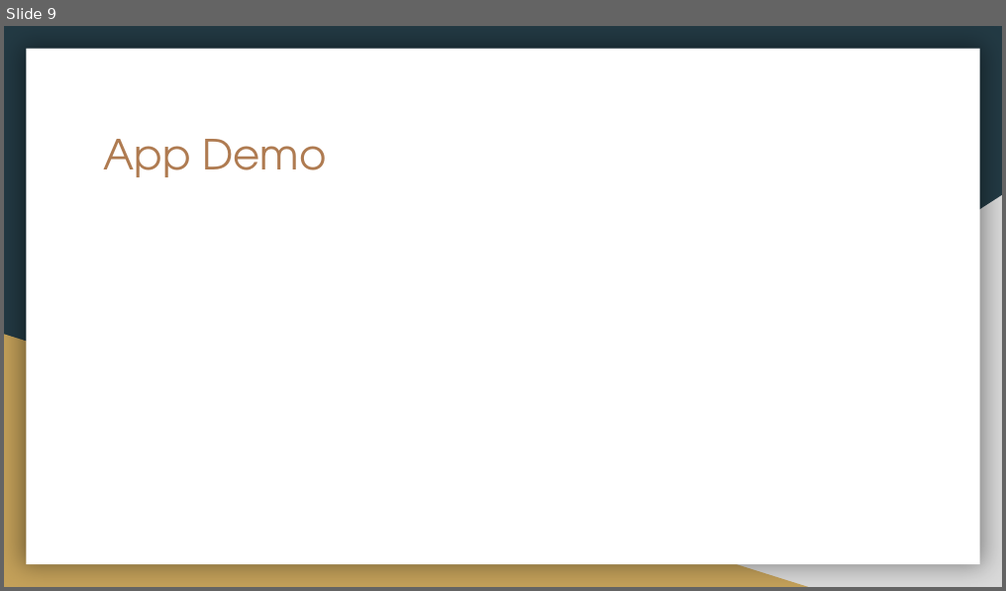
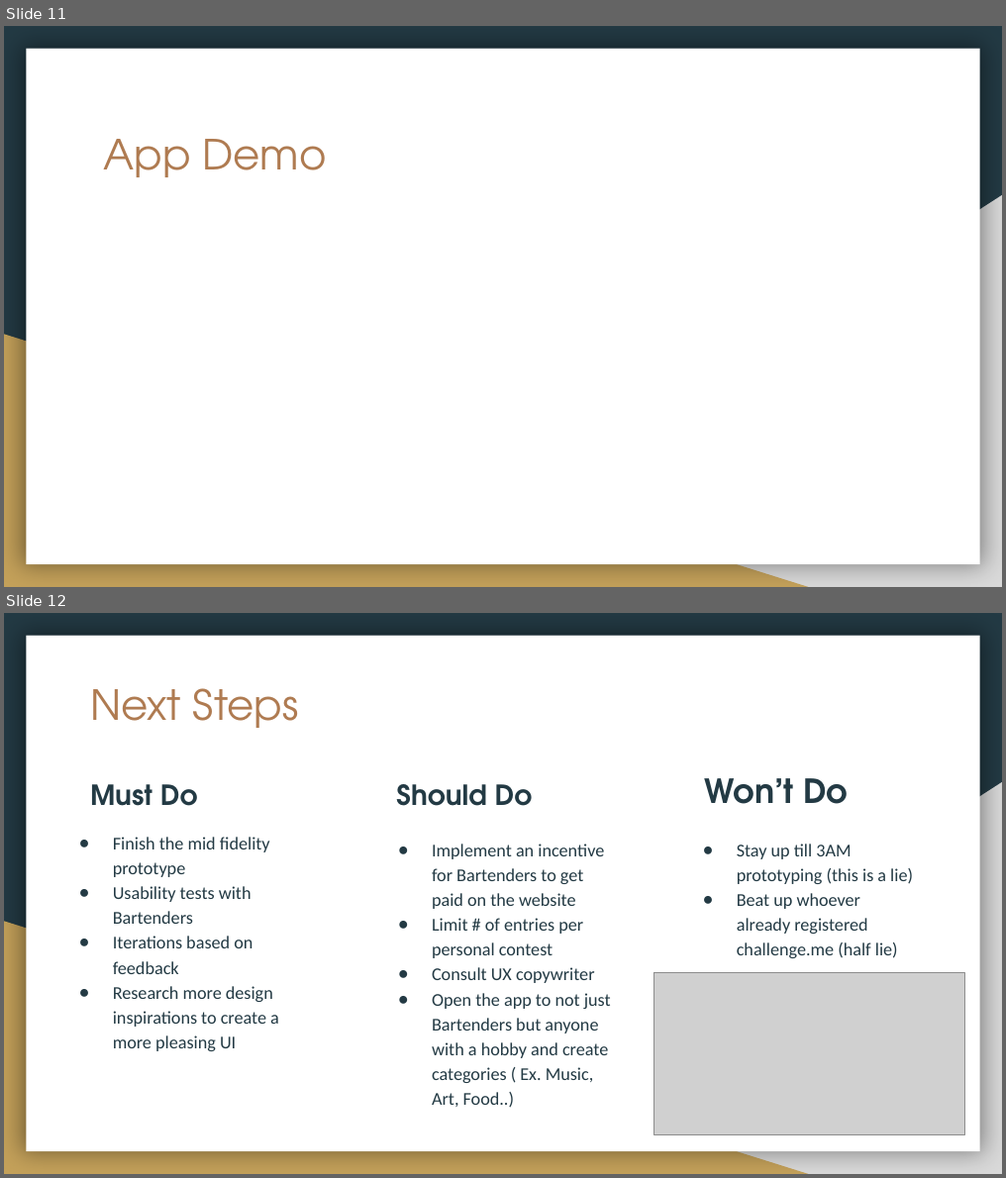
Before and after one commit to CristinaSahoo/Motivation-Through-Friendly-Competition, a slide deck: presentation/Motivation-Friendly-Competition.pptx. Shown one above the other, each under a label of ours: slide 9 before the commit, slides 11 and 12 after it. The pictures are 1006x591 and 1006x1178 pixels, drawn with LibreOffice and Linux fonts; fonts in the diff are those of the drawing; grey boxes stand for pictures. Boxes give left, top, right and bottom in pixels: in the first picture for what was removed or moved away, otherwise in the second. Text is boxed around its words. In the diff, an @@ line names an element or a change of style, - is before the commit and + after.

```diff
--- a/presentation/Motivation-Friendly-Competition.pptx
+++ b/presentation/Motivation-Friendly-Competition.pptx
@@ slide 12 added at [4,613,1002,1174], background #233A44; not listed: 3 template elements that a slide beside it also shows @@
@@ title added at [90,688,299,728], 30 pt, text #AF7B51 @@
+Next Steps
@@ title added at [90,784,198,806], 20 pt, text #233A44, bold @@
+Must Do
@@ title added at [396,784,533,806], 20 pt, text #233A44, bold @@
+Should Do
@@ title added at [705,778,847,804], 24 pt, text #233A44, bold @@
+Won’t Do
@@ text added at [113,837,279,1052], 13 pt, text #233A44 @@
+● Finish the mid fidelity prototype
+● Usability tests with Bartenders
+● Iterations based on feedback
+● Research more design inspirations to create a more pleasing UI
@@ text added at [432,844,611,1108], 13 pt, text #233A44 @@
+● Implement an incentive for Bartenders to get paid on the website
+● Limit # of entries per personal contest
+● Consult UX copywriter
+● Open the app to not just Bartenders but anyone with a hobby and create categories ( Ex. Music, Art, Food..)
@@ text added at [737,844,913,959], 13 pt, text #233A44 @@
+● Stay up till 3AM prototyping (this is a lie)
+● Beat up whoever already registered challenge.me (half lie)
@@ picture added at [654,973,965,1135] @@
@@ what was slide 9 is now slide 11 @@
```
Also in this commit, not shown: 5 slides changed, 2 other slides added, 3 other files.
